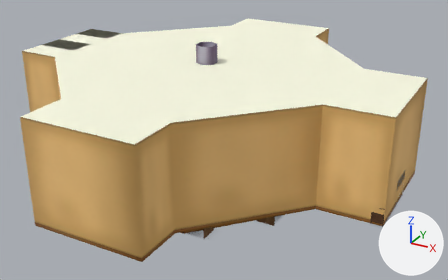
Renders of the glTF model Godot Project/project-toontown/assets/interiors/hq/hq_interior.glb from each side of a commit.
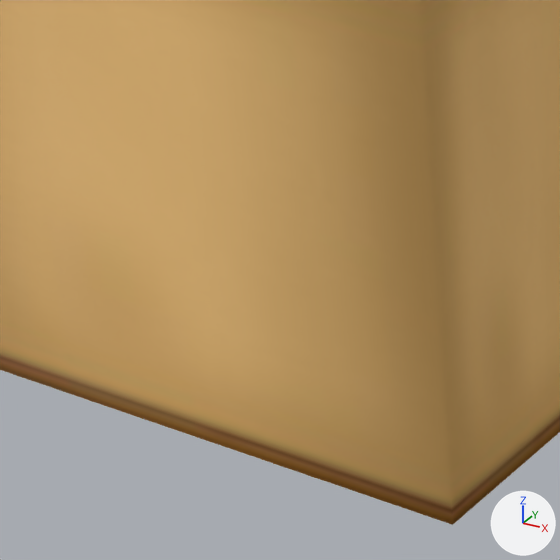
The first picture shows the older version from a 50 mm camera at (60.9, -82.6, 60.4) aimed at (-0.5, 29.0, 4.6). The close-ups show the older and then the newer version on the part from 10% to 37% of the width and 53% to 96% of the height of that picture. Only the edits that show in the close-ups are written down. Every picture has the same lights, and +X, +Y and +Z are marked at lower right. Where no turn or scale is listed for an object, it has been applied to the vertices.

The older version as bpy lines, for what is in view:
```python
mat_mat_24 = principled_material('mat_24')
mat_mat_24.base_color = (0.583, 0.583, 0.583)  # light grey #c9c9c9
mat_mat_24.roughness = 1.0
me_node_008 = bpy.data.meshes.new('node.008')
me_node_008.from_pydata(...)  # 34 vertices, 32 faces; spans x -47.5..39.2, y -13.0..73.0, z 0.0..21.5
me_node_008.materials.append(mat_mat_6_001)  # picture img_image_5
ob_node_008 = bpy.data.objects.new('node.008', me_node_008)
ob_node_008.location = (0.0, 0.0, 0.0)
```
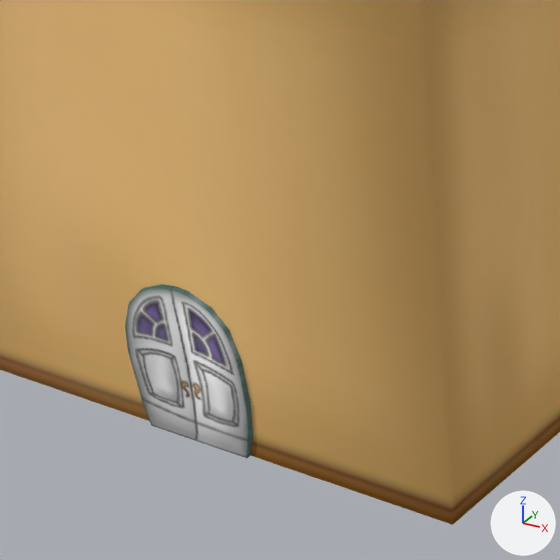
Boxes [x1, y1, x2, y2] around the edits, measured in the close-ups (560 x 560 px):
```json
{"object": "node.026", "change": "added", "after": [171, 286, 253, 458]}
{"object": "node.027", "change": "added", "after": [125, 284, 197, 441]}
```

Scene script edits in JSON lines:
```json
{"block": "mat_mat_24", "where": "n0 = _N.new('ShaderNodeBsdfPrincipled'); n0.name = 'Principled BSDF'"}
{"op": "remove", "block": "mat_mat_24", "code": "n0.inputs[0].default_value = (0.583, 0.583, 0.583, 1.0)  # 'Base Color', light grey #c9c9c9"}
{"op": "add", "block": "mat_mat_24", "code": "n2 = _N.new('ShaderNodeMath'); n2.name = 'Math'"}
{"op": "add", "block": "mat_mat_24", "code": "n2.operation = 'SUBTRACT'"}
{"op": "add", "block": "mat_mat_24", "code": "n2.inputs[0].default_value = 1.0  # 'Value'"}
{"op": "add", "block": "mat_mat_24", "code": "n3 = _N.new('ShaderNodeMath'); n3.name = 'Math.001'"}
{"op": "add", "block": "mat_mat_24", "code": "n3.operation = 'LESS_THAN'"}
{"op": "add", "block": "mat_mat_24", "code": "n4 = _N.new('ShaderNodeTexImage'); n4.name = 'Image Texture'"}
{"op": "add", "block": "mat_mat_24", "code": "n4.image = img_image_16"}
{"op": "add", "block": "mat_mat_24", "code": "_L.new(n2.outputs[0], n0.inputs[4])  # 'Value' to 'Alpha'"}
{"op": "add", "block": "mat_mat_24", "code": "_L.new(n3.outputs[0], n2.inputs[1])  # 'Value' to 'Value'"}
{"op": "add", "block": "mat_mat_24", "code": "_L.new(n4.outputs[0], n0.inputs[0])  # 'Color' to 'Base Color'"}
{"op": "add", "block": "mat_mat_24", "code": "_L.new(n4.outputs[1], n3.inputs[0])  # 'Alpha' to 'Value'"}
{"op": "add", "block": "me_node_027", "code": ["me_node_027 = bpy.data.meshes.new('node.027')", "me_node_027.from_pydata(...)  # 28 vertices, 50 faces; spans x -0.01..3.1, y -0.24..0.08, z -3.13..3.45", "me_node_027.materials.append(mat_mat_24)"]}
{"op": "add", "block": "me_node_026", "code": ["me_node_026 = bpy.data.meshes.new('node.026')", "me_node_026.from_pydata(...)  # 28 vertices, 50 faces; spans x -3.18..0.0, y -0.24..0.08, z -2.46..4.12", "me_node_026.materials.append(mat_mat_24)"]}
{"op": "add", "block": "ob_node_027", "code": ["ob_node_027 = bpy.data.objects.new('node.027', me_node_027)", "ob_node_027.location = (-7.87, -12.98, 3.13)"]}
{"op": "add", "block": "ob_node_026", "code": ["ob_node_026 = bpy.data.objects.new('node.026', me_node_026)", "ob_node_026.location = (-2.14, -12.98, 2.46)"]}
```
